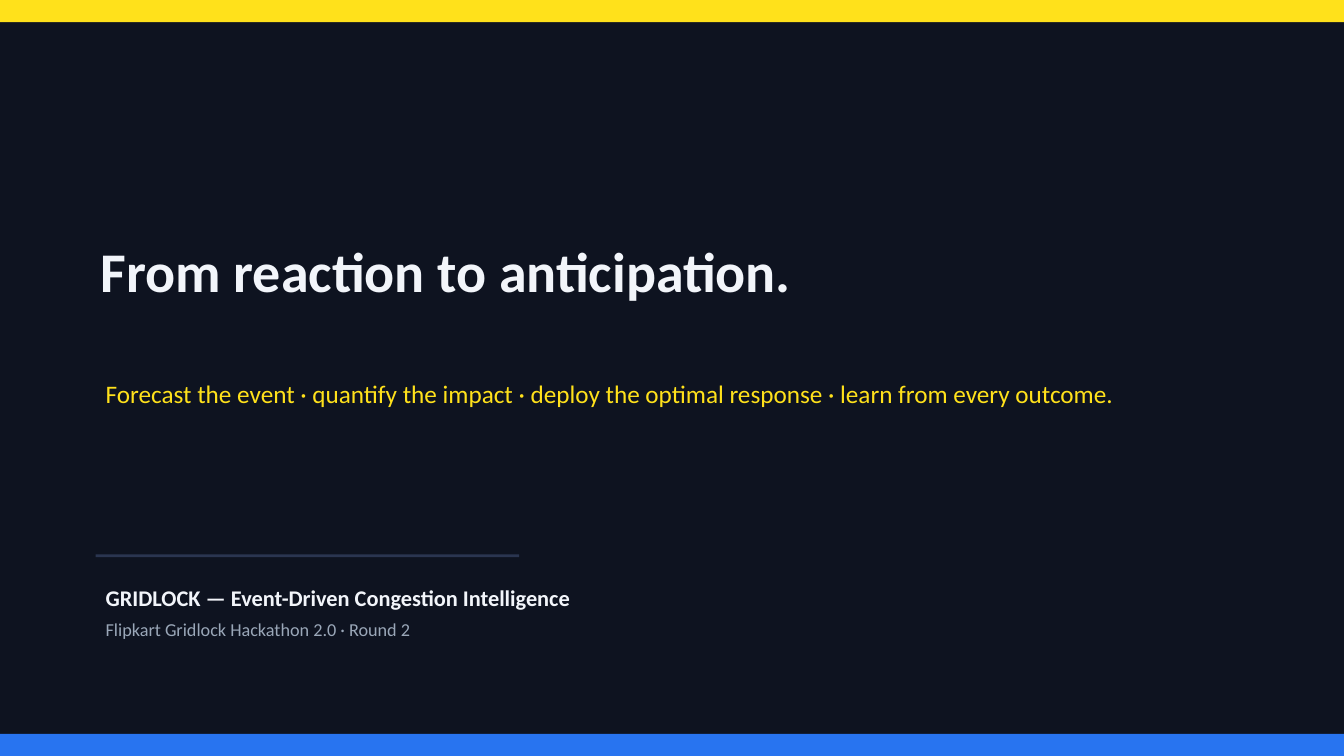
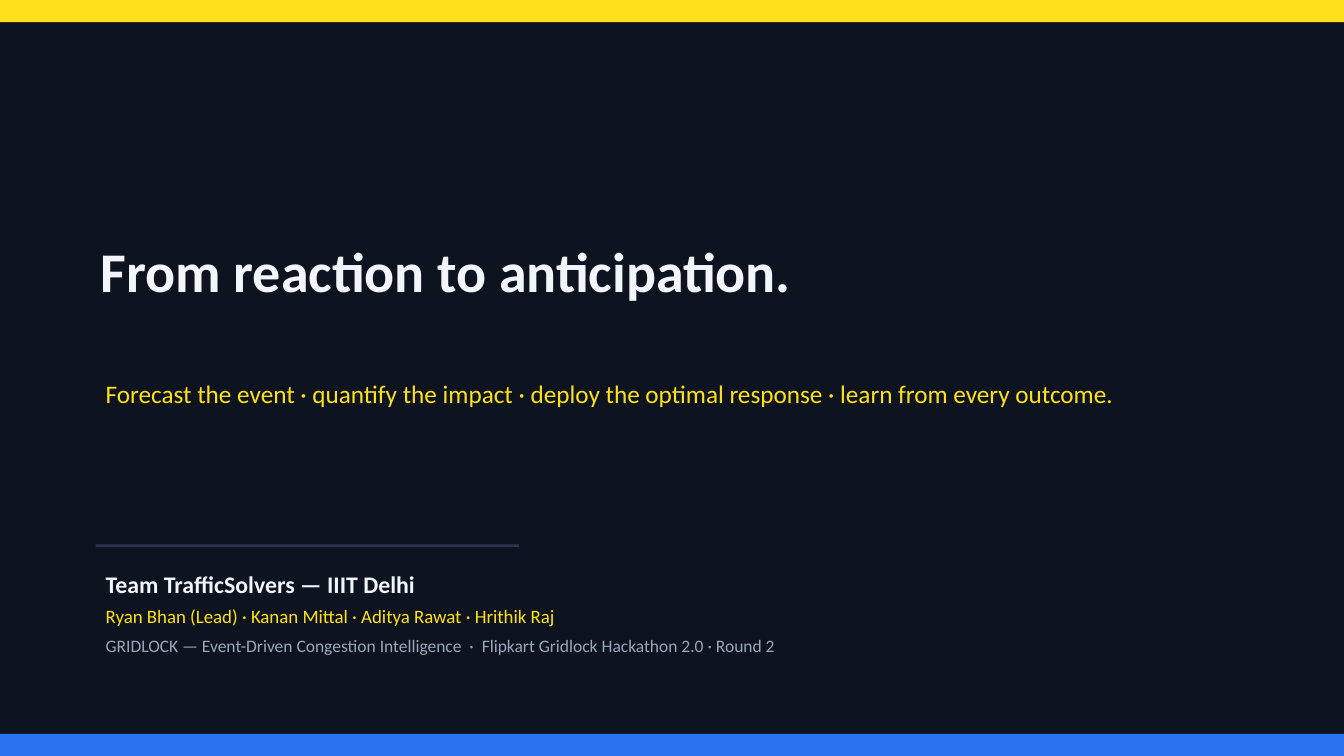
Before and after one commit to Hrithikkraj/traffic-event-simulator, a slide deck: slide 14 of Gridlock_Pitch_Deck.pptx. Drawn at 1344x756 pixels with LibreOffice and Linux fonts; fonts in the diff are those of the drawing. Boxes give left, top, right and bottom in pixels: in the first picture for what was removed or moved away, otherwise in the second. Text is boxed around its words. In the diff, an @@ line names an element or a change of style, - is before the commit and + after.

```diff
--- a/Gridlock_Pitch_Deck.pptx
+++ b/Gridlock_Pitch_Deck.pptx
@@ rectangle: place and size @@
-rectangle at <box>96,555,519,558</box>
+rectangle at <box>96,544,519,547</box>
@@ text at <box>106,576,775,655</box>: text changed; size 16 to 12.5 pt; text colour #F2F5FA to #9AA7B8; bold off @@
-GRIDLOCK — Event-Driven Congestion Intelligence
-Flipkart Gridlock Hackathon 2.0 · Round 2
+Team TrafficSolvers — IIIT Delhi
+Ryan Bhan (Lead) · Kanan Mittal · Aditya Rawat · Hrithik Raj
+GRIDLOCK — Event-Driven Congestion Intelligence · Flipkart Gridlock Hackathon 2.0 · Round 2
```
Also in this commit, not shown: 1 other slide changed, 1 other file.
